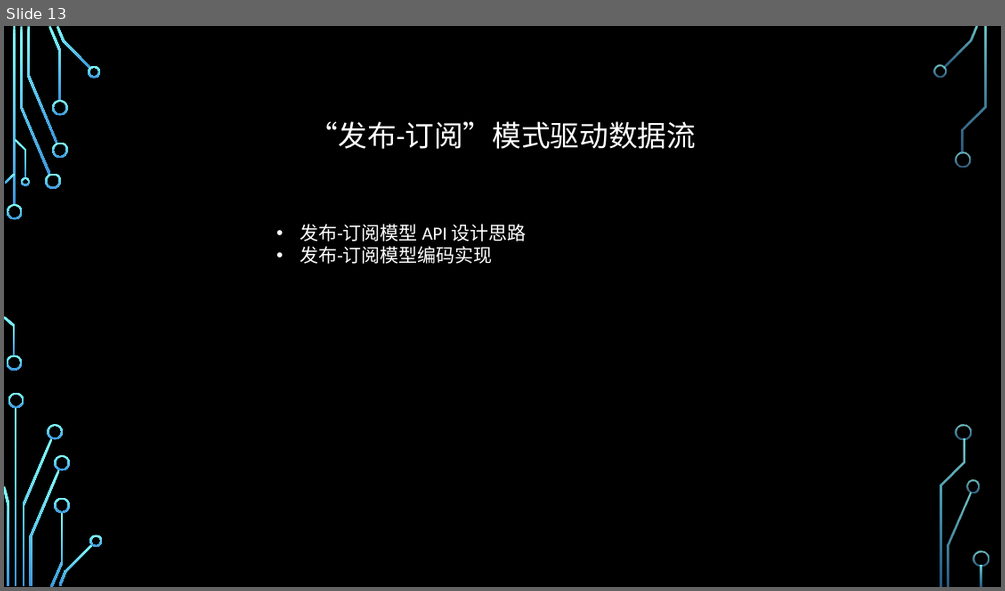
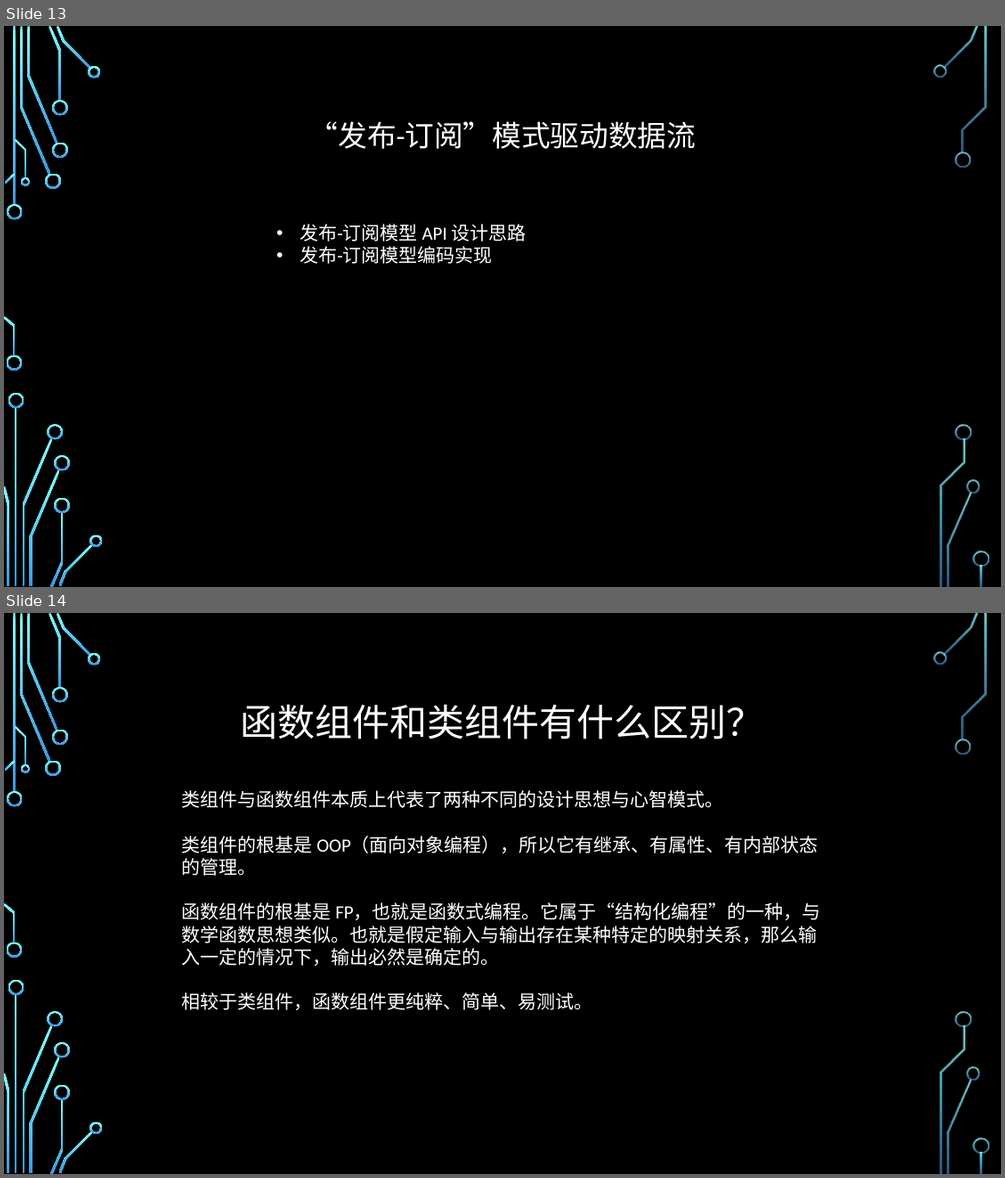
Before and after one commit to jiangyanghe/lagou-lesson, a slide deck: REACT/assets/react 分享.pptx. Shown one above the other, each under a label of ours: slide 13 before the commit, slides 13 and 14 after it. The pictures are 1005x591 and 1005x1178 pixels, drawn with LibreOffice and Linux fonts; fonts in the diff are those of the drawing; background and template pictures are left out. Boxes give left, top, right and bottom in pixels: in the first picture for what was removed or moved away, otherwise in the second. Text is boxed around its words. In the diff, an @@ line names an element or a change of style, - is before the commit and + after.

```diff
--- a/REACT/assets/react 分享.pptx
+++ b/REACT/assets/react 分享.pptx
@@ slide 14 added at (x1=4, y1=613, x2=1001, y2=1174), background picture (left out); not listed: 36 template elements that a slide beside it also shows @@
@@ title added at (x1=241, y1=704, x2=764, y2=739), 36 pt, text #FFFFFF @@
+函数组件和类组件有什么区别？
@@ text added at (x1=182, y1=790, x2=820, y2=1010), 18 pt, text #FFFFFF @@
+类组件与函数组件本质上代表了两种不同的设计思想与心智模式。
+类组件的根基是 OOP（面向对象编程），所以它有继承、有属性、有内部状态的管理。
+函数组件的根基是 FP，也就是函数式编程。它属于“结构化编程”的一种，与数学函数思想类似。也就是假定输入与输出存在某种特定的映射关系，那么输入一定的情况下，输出必然是确定的。
+相较于类组件，函数组件更纯粹、简单、易测试。
```
Also in this commit, not shown: 1 slide changed.
